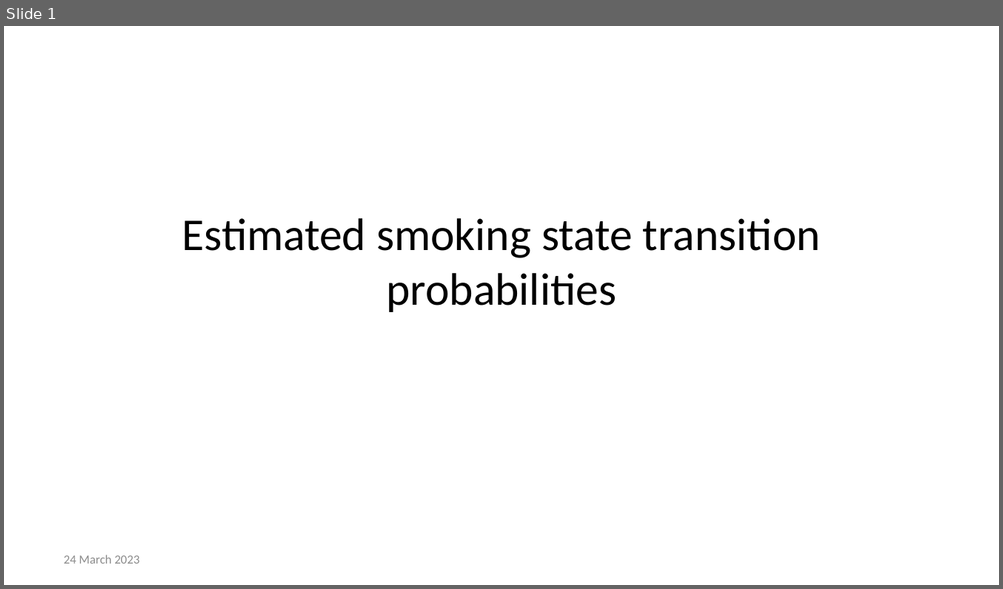
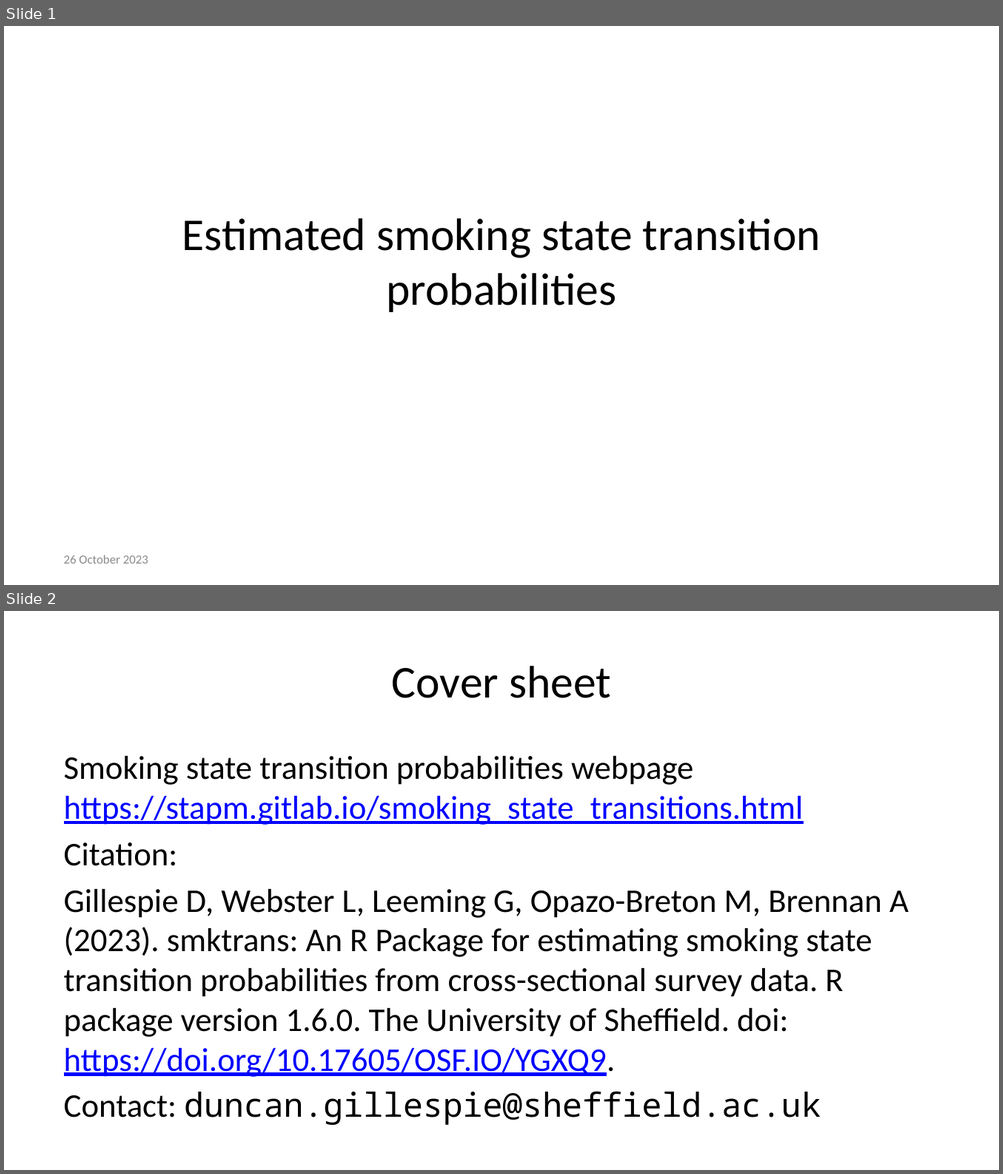
Before and after one commit to STAPM/smktrans, a slide deck: transition_probability_estimates/smoking_transitions_Scotland.pptx. Shown one above the other, each under a label of ours: slide 1 before the commit, slides 1 and 2 after it. The pictures are 1003x589 and 1003x1174 pixels, drawn with LibreOffice and Linux fonts; fonts in the diff are those of the drawing. Boxes give left, top, right and bottom in pixels: in the first picture for what was removed or moved away, otherwise in the second. Text is boxed around its words. In the diff, an @@ line names an element or a change of style, - is before the commit and + after.

```diff
--- a/transition_probability_estimates/smoking_transitions_Scotland.pptx
+++ b/transition_probability_estimates/smoking_transitions_Scotland.pptx
@@ slide 2 added at bbox=[4, 611, 999, 1170], background #FFFFFF @@
@@ title added at bbox=[392, 666, 611, 698], 33 pt, text #000000 @@
+Cover sheet
@@ text added at bbox=[64, 756, 908, 1125], 24 pt, text #000000 @@
+Smoking state transition probabilities webpage https://stapm.gitlab.io/smoking_state_transitions.html
+Citation:
+Gillespie D, Webster L, Leeming G, Opazo-Breton M, Brennan A (2023). smktrans: An R Package for estimating smoking state transition probabilities from cross-sectional survey data. R package version 1.6.0. The University of Sheffield. doi: https://doi.org/10.17605/OSF.IO/YGXQ9.
+Contact: duncan.gillespie@sheffield.ac.uk
@@ slide 1 changed as well @@
@@ text at bbox=[64, 555, 148, 564]: text changed @@
-24 March 2023
+26 October 2023
```
Also in this commit, not shown: 7 other files.
